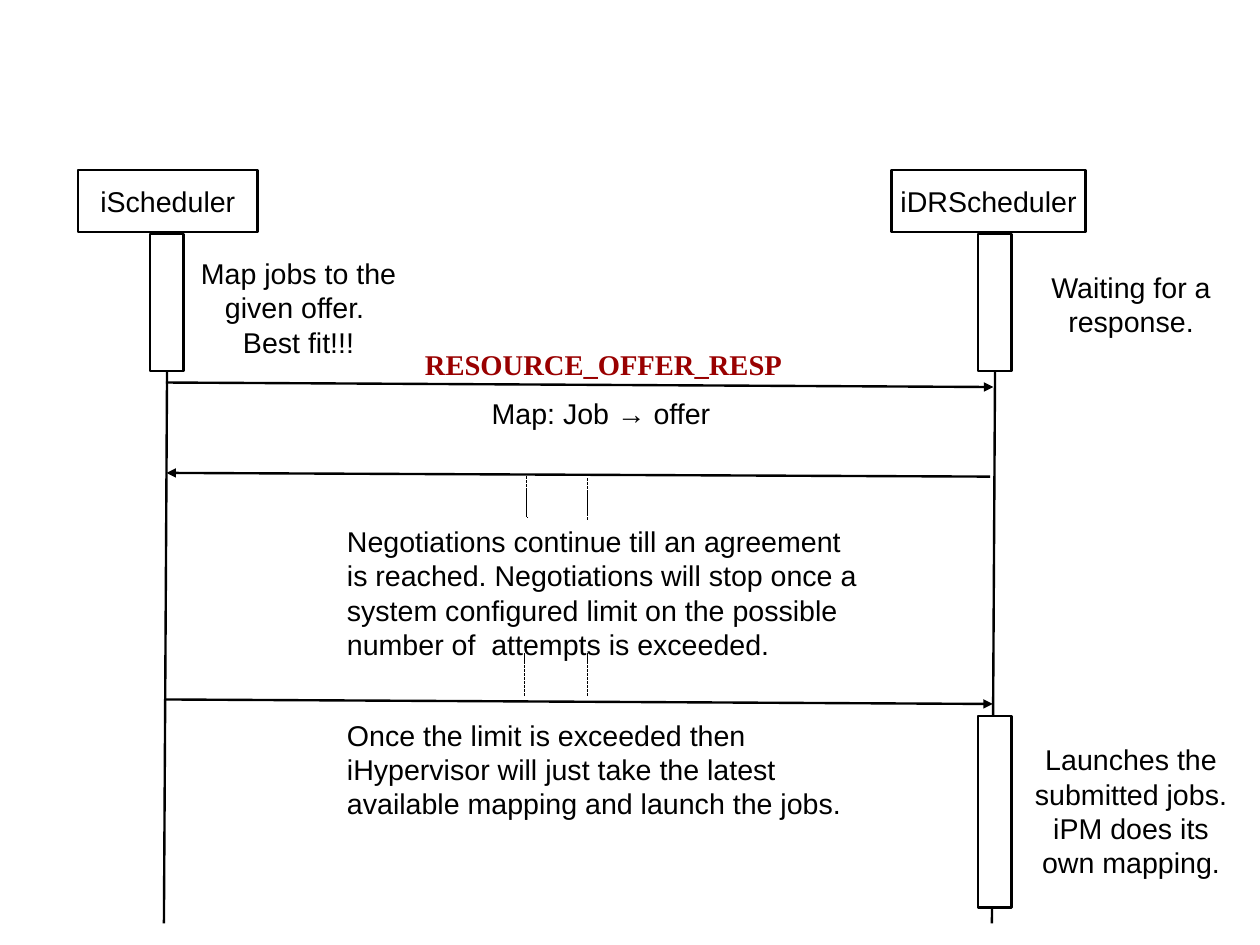
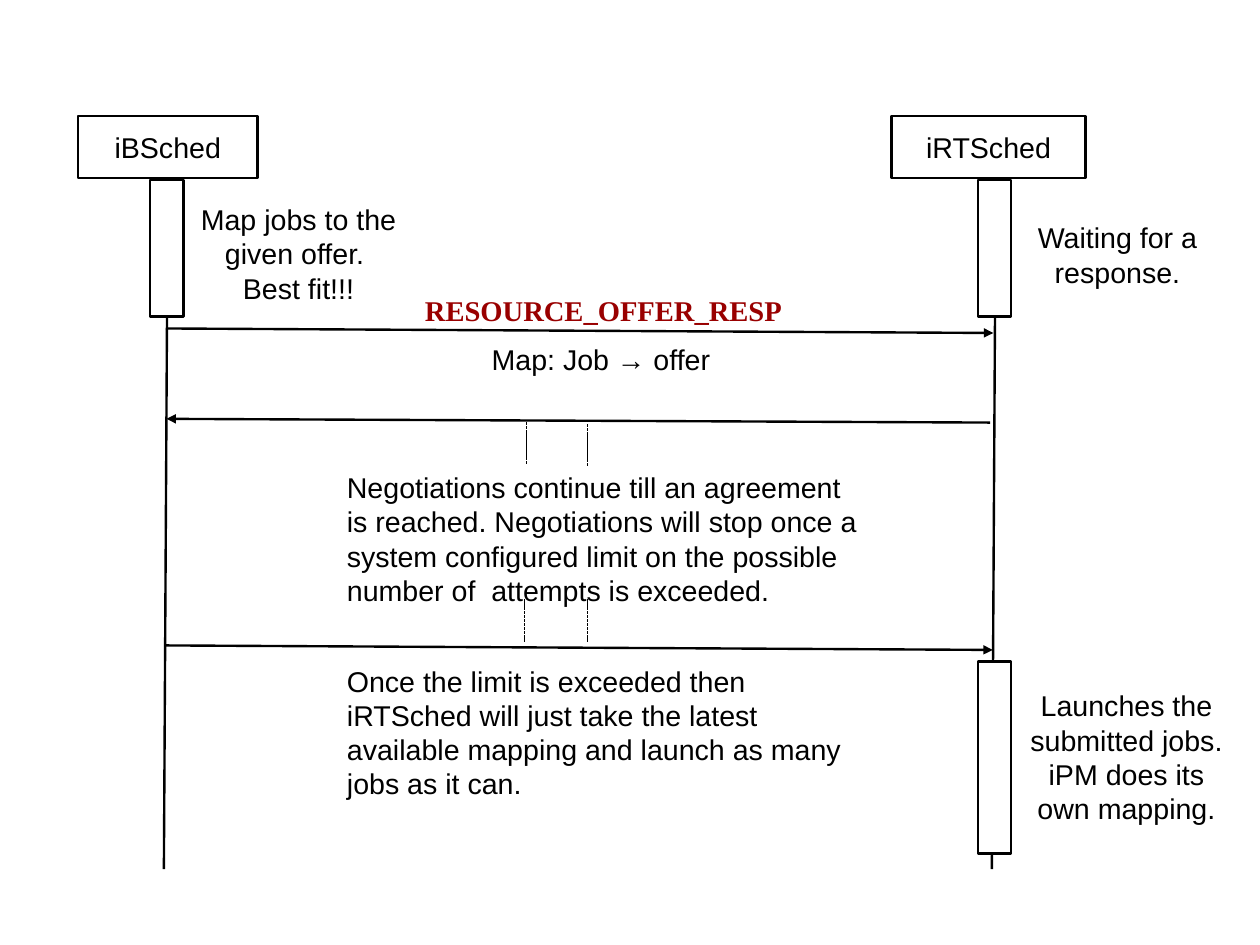
Before and after one commit to sentinel88/Thesis, a slide deck: slide 2 of Guided Research/Documentation/figures.odp. Drawn at 1260x945 pixels with LibreOffice and Linux fonts; fonts in the diff are those of the drawing. Boxes give left, top, right and bottom in pixels: in the first picture for what was removed or moved away, otherwise in the second. Text is boxed around its words. In the diff, an @@ line names an element or a change of style, - is before the commit and + after.

```diff
--- a/Guided Research/Documentation/figures.odp
+++ b/Guided Research/Documentation/figures.odp
@@ rectangle added at <box>78,115,257,178</box>, fill #FFFFFF, outline #000000 1.5 pt, 18 pt, text #000000 @@
+iBSched
@@ rectangle added at <box>892,115,1086,178</box>, fill #FFFFFF, outline #000000 1.5 pt, 18 pt, text #000000 @@
+iRTSched
@@ rectangle removed at <box>78,170,257,233</box> @@
-iScheduler
@@ rectangle removed at <box>892,170,1086,233</box> @@
-iDRScheduler
@@ text "Waiting for a response.": place and size @@
-text "Waiting for a response." at <box>1051,277,1211,338</box>
+text "Waiting for a response." at <box>1038,227,1197,288</box>
@@ arrow moved from (990, 477) - (167, 473) to (166, 328) - (994, 333) @@
@@ arrow moved from (166, 383) - (994, 388) to (990, 423) - (167, 418) @@
@@ 6 lines, 4 texts, 3 rectangles, 1 arrow: place and size @@
-6 lines, 4 texts, 3 rectangles, 1 arrow at <box>150,232,1012,924</box>
+6 lines, 4 texts, 3 rectangles, 1 arrow at <box>150,178,1012,869</box>
@@ text at <box>347,671,841,800</box>: text changed @@
-Once the limit is exceeded then iHypervisor will just take the latest available mapping and launch the jobs.
+Once the limit is exceeded then iRTSched will just take the latest available mapping and launch as many jobs as it can.
@@ text "Launches the submitted jobs. iPM ...": place and size @@
-text "Launches the submitted jobs. iPM ..." at <box>1035,749,1227,879</box>
+text "Launches the submitted jobs. iPM ..." at <box>1030,695,1222,825</box>
```
Also in this commit, not shown: 2 other slides changed, 7 other files.
